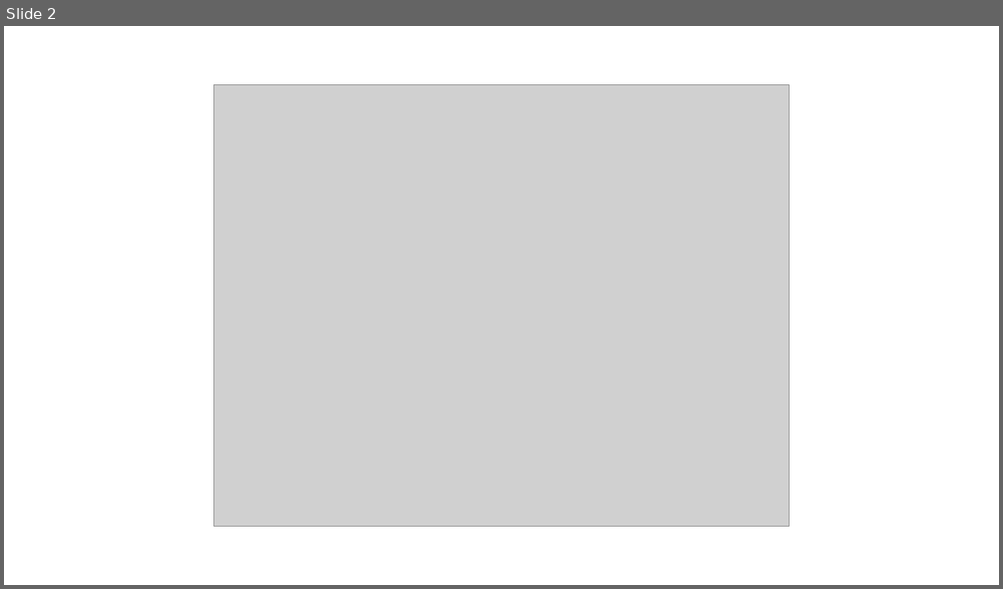
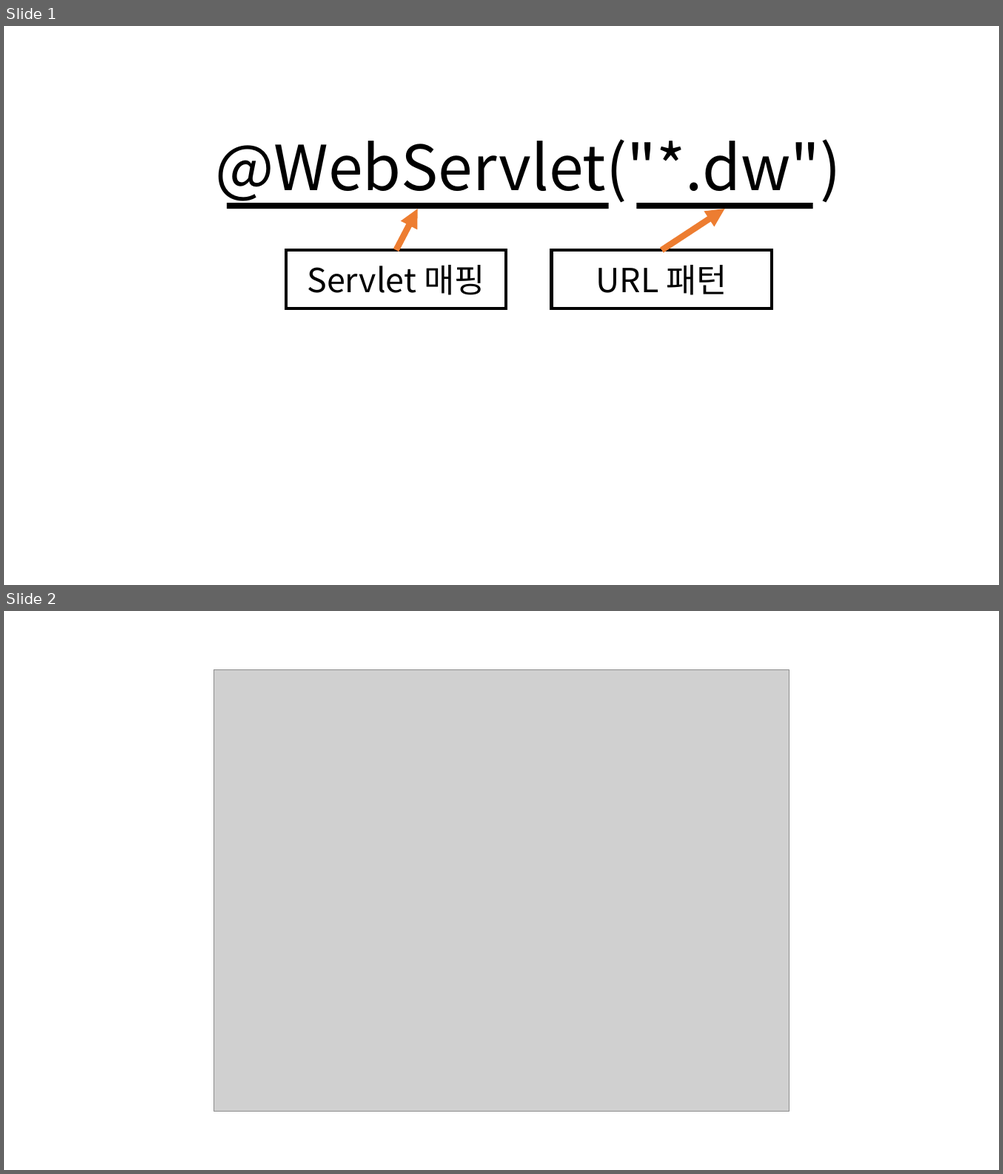
Before and after one commit to ho8566z/daily_log, a slide deck: notion/create_notion_img.pptx. Shown one above the other, each under a label of ours: slide 2 before the commit, slides 1 and 2 after it. The pictures are 1003x589 and 1003x1174 pixels, drawn with LibreOffice and Linux fonts; fonts in the diff are those of the drawing; grey boxes stand for pictures. Boxes give left, top, right and bottom in pixels: in the first picture for what was removed or moved away, otherwise in the second. Text is boxed around its words. In the diff, an @@ line names an element or a change of style, - is before the commit and + after.

```diff
--- a/notion/create_notion_img.pptx
+++ b/notion/create_notion_img.pptx
@@ slide 1 added at [4, 26, 999, 585], background #FFFFFF @@
@@ group added at [215, 139, 841, 309]: 4 rectangles, 2 arrows, 1 text @@
+@WebServlet("*.dw")
+Servlet 매핑
+URL 패턴
```
Also in this commit, not shown: 1 slide removed, 5 other files.
